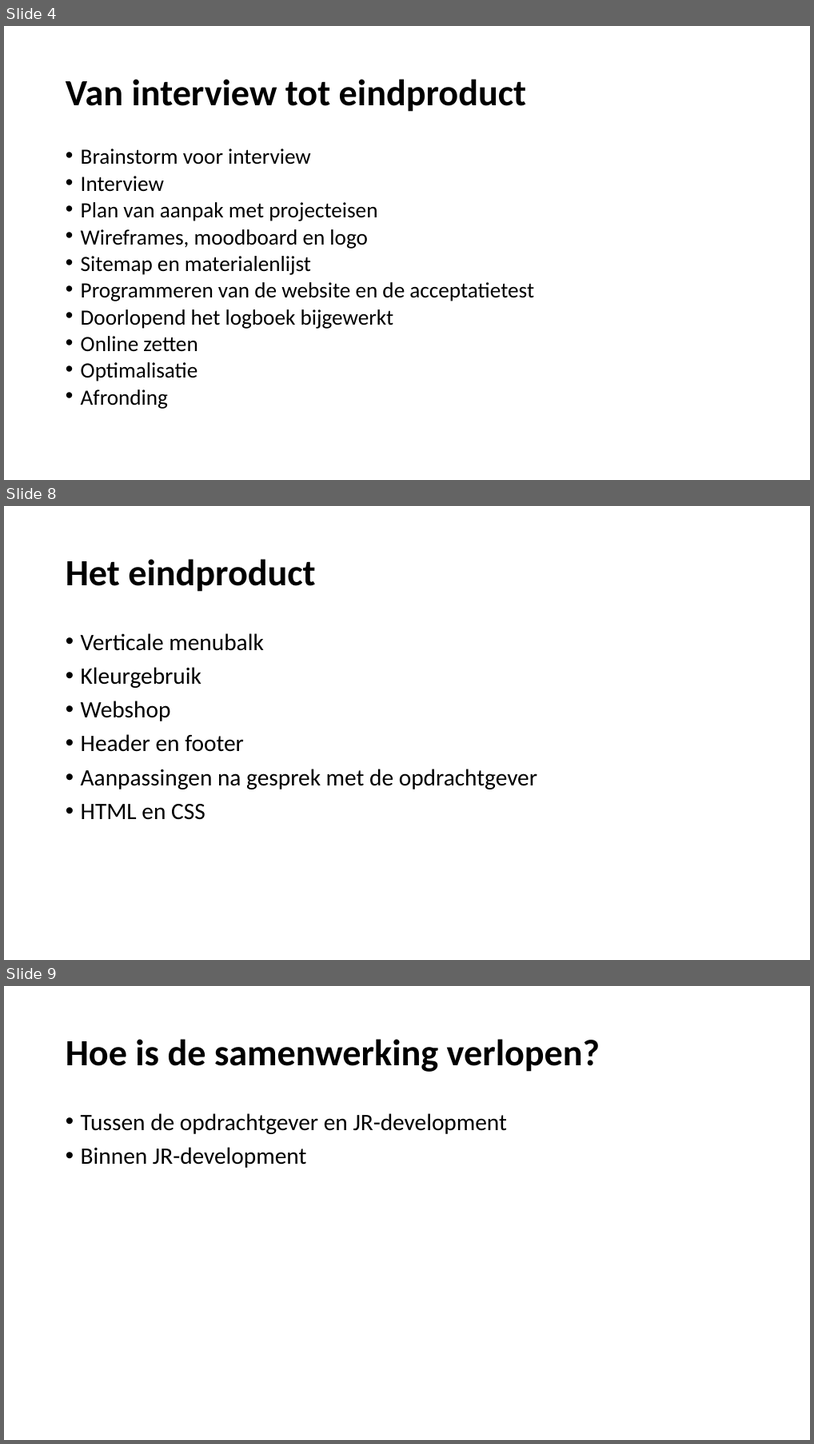
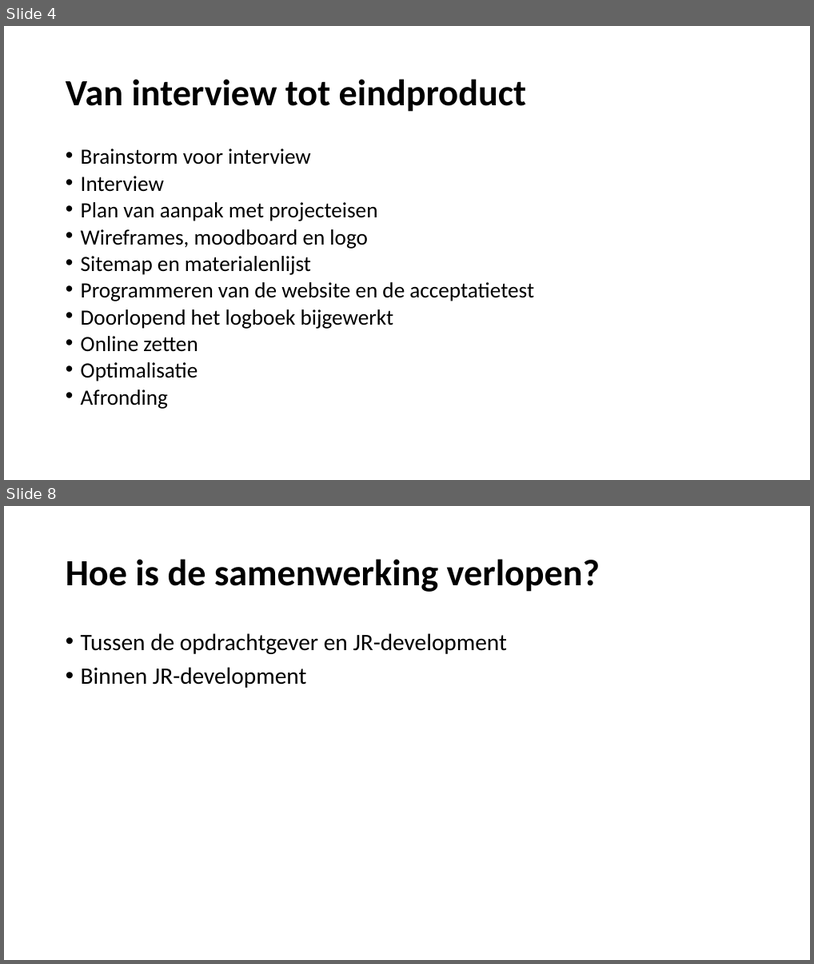
Before and after one commit to jr-development/PC4U-V2.0, a slide deck: Powerpoint-presentatie/JR-Webdevelopment presents PC4U.pptx. Shown one above the other, each under a label of ours: slides 4, 8 and 9 before the commit, slides 4 and 8 after it; the slides between them are not shown. The pictures are 814x1444 and 814x964 pixels, drawn with LibreOffice and Linux fonts; fonts in the diff are those of the drawing; background and template pictures are left out. Boxes give left, top, right and bottom in pixels: in the first picture for what was removed or moved away, otherwise in the second. Text is boxed around its words. In the diff, an @@ line names an element or a change of style, - is before the commit and + after.

```diff
--- a/Powerpoint-presentatie/JR-Webdevelopment presents PC4U.pptx
+++ b/Powerpoint-presentatie/JR-Webdevelopment presents PC4U.pptx
@@ slide 8 removed at (x1=4, y1=506, x2=810, y2=960), background picture (left out) @@
@@ title removed at (x1=66, y1=559, x2=315, y2=592) @@
-Het eindproduct
@@ text removed at (x1=81, y1=633, x2=538, y2=820) @@
-• Verticale menubalk
-• Kleurgebruik
-• Webshop
-• Header en footer
-• Aanpassingen na gesprek met de opdrachtgever
-• HTML en CSS
@@ what was slide 9 is now slide 8 @@
```
Also in this commit, not shown: 4 slides changed, 5 other files.
